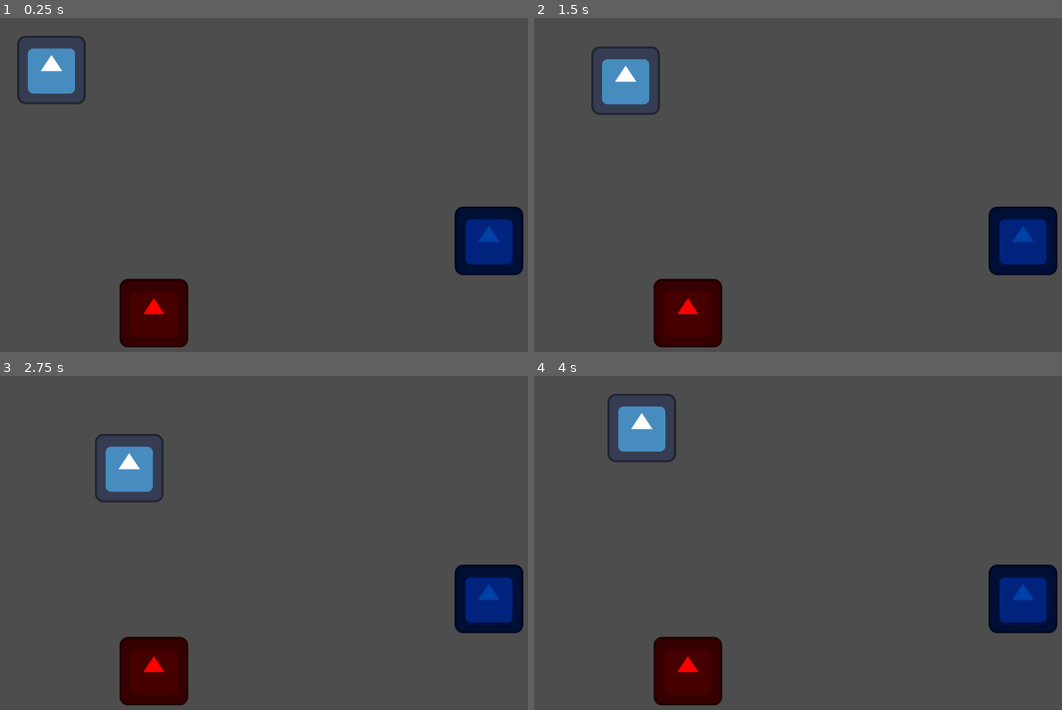
Above: before the commit, frames 1-4 (two rows, left to right).
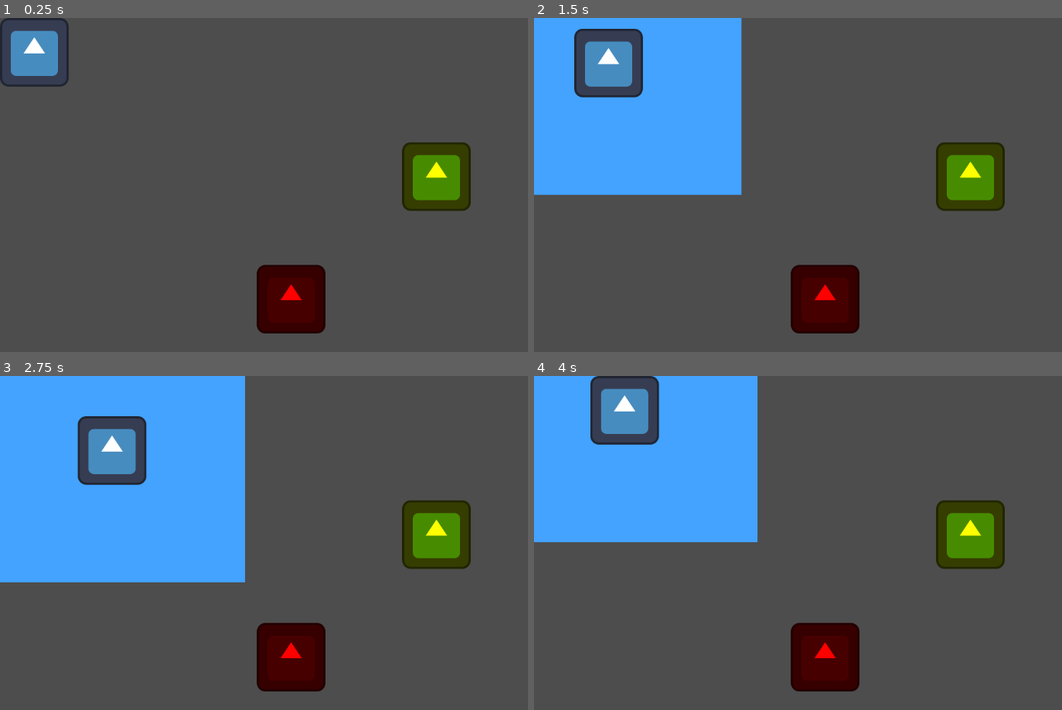
Above: after the commit, the same moments.

Repository: giulibaez/Escuadron-Anti-Sustos_grupo-7
Game: Godot game, scene res://Niveles/nivel_0.tscn
Same seed, same stepped clock (60 frames per second), same inputs: the game is played once before the commit and once after it. The engine's default icon, where the game draws it, is replaced by a stand-in: a white triangle on a blue panel in a dark square.
Inputs:
- Up to frame 1 (0.25 s): no input
- Up to frame 2 (1.5 s): tap Enter at 0.5 s; hold D (move_right) 0.53-1.28 s; hold 1 (Deteccion) 0.53-1.28 s; hold S (move_down) from 1.28 s (still down); tap 3 (Contencion) at 1.35 s
- Up to frame 3 (2.75 s): tap 1 (Deteccion) at 1.55 s; release S (move_down) at 2.03 s; hold D (move_right) from 2.03 s (still down); hold 1 (Deteccion) from 2.03 s (still down)
- Up to frame 4 (4 s): release D (move_right) at 2.78 s; release 1 (Deteccion) at 2.78 s; hold W (move_up) 2.78-3.53 s; tap 2 (Interacción) at 2.85 s; tap 1 (Deteccion) at 3.05 s; hold A (move_left) from 3.53 s (still down); hold 1 (Deteccion) from 3.53 s (still down)

The runs differ from the first frame. In frame 1, 13% of the frame differs, in the area x 0-100%, y 0-99%; in frame 2, 30%; in frame 3, 38%; in frame 4, 31%.

Commit message:
Radar
Representacion grafica del detector

Radar

Diff:
--- a/escuadrón-anti-sustos/Fantasmas/fantasma.gd
+++ b/escuadrón-anti-sustos/Fantasmas/fantasma.gd
@@ -1 +1 @@
-extends Area2D
+extends RigidBody2D
--- a/escuadrón-anti-sustos/Fantasmas/fantasma.tscn
+++ b/escuadrón-anti-sustos/Fantasmas/fantasma.tscn
@@ -1,21 +1,21 @@
-[gd_scene load_steps=4 format=3 uid="uid://de24k4nmuxlbq"]
+[gd_scene load_steps=4 format=3 uid="uid://cao8uhst47vib"]
 
-[ext_resource type="Script" uid="uid://de7jglufijr8w" path="res://Fantasmas/fantasma.gd" id="1_pbr1r"]
+[ext_resource type="Script" uid="uid://ukpgjmqsfw1h" path="res://Fantasmas/fantasma.gd" id="1_pbr1r"]
 [ext_resource type="Texture2D" uid="uid://ugxneb6f47ub" path="res://icon.svg" id="2_0v8w2"]
 
 [sub_resource type="RectangleShape2D" id="RectangleShape2D_0v8w2"]
-size = Vector2(129, 130)
+size = Vector2(85.3333, 85.3333)
 
-[node name="Fantasma" type="Area2D"]
+[node name="Fantasma" type="RigidBody2D"]
+gravity_scale = 0.0
 script = ExtResource("1_pbr1r")
 
-[node name="CollisionShape2D2" type="CollisionShape2D" parent="."]
-light_mask = 2
-position = Vector2(97, 97)
+[node name="CollisionShape2D" type="CollisionShape2D" parent="."]
+position = Vector2(64, 64)
 scale = Vector2(1.5, 1.5)
 shape = SubResource("RectangleShape2D_0v8w2")
 
 [node name="Sprite2D" type="Sprite2D" parent="."]
 self_modulate = Color(1, 0, 0, 1)
-position = Vector2(97, 97)
+position = Vector2(64, 64)
 texture = ExtResource("2_0v8w2")
--- a/escuadrón-anti-sustos/Jugador/detector.gd
+++ b/escuadrón-anti-sustos/Jugador/Detector/detector.gd
@@ -8,6 +8,7 @@
 
 func _ready():
 	screen_size = get_viewport_rect().size
+	$Area2D/SpriteRadar.hide()
 
 func _process(delta):
 	var velocity = Vector2.ZERO
@@ -31,10 +32,19 @@
 	position = position.clamp(Vector2.ZERO, screen_size)
 
 func detectar():
-	deteccion.emit()
+	$Area2D/SpriteRadar.show()
+	$Timer.start()
+	$Timer.timeout.connect(on_timer_timeout)
+
+func on_timer_timeout():
+	$Area2D/SpriteRadar.hide()
 
 func interactuar():
 	pass
 
 func contener():
 	pass
+
+
+func _on_area_2d_body_entered(body: Node2D) -> void:
+	deteccion.emit()
--- /dev/null
+++ b/escuadrón-anti-sustos/Jugador/Detector/detector.tscn
@@ -0,0 +1,43 @@
+[gd_scene load_steps=6 format=3 uid="uid://c1pu7kjpn78vq"]
+
+[ext_resource type="Script" uid="uid://beh3nc0chpgdo" path="res://Jugador/Detector/detector.gd" id="1_16k11"]
+[ext_resource type="Texture2D" uid="uid://ugxneb6f47ub" path="res://icon.svg" id="2_omvyu"]
+
+[sub_resource type="CircleShape2D" id="CircleShape2D_kwqpf"]
+radius = 163.487
+
+[sub_resource type="CanvasTexture" id="CanvasTexture_kwqpf"]
+
+[sub_resource type="RectangleShape2D" id="RectangleShape2D_8o684"]
+size = Vector2(85.3333, 85.3333)
+
+[node name="Detector" type="CharacterBody2D"]
+script = ExtResource("1_16k11")
+
+[node name="Timer" type="Timer" parent="."]
+wait_time = 2.0
+one_shot = true
+
+[node name="Area2D" type="Area2D" parent="."]
+position = Vector2(64, 64)
+scale = Vector2(1.5, 1.5)
+
+[node name="CollisionShape2D" type="CollisionShape2D" parent="Area2D"]
+shape = SubResource("CircleShape2D_kwqpf")
+
+[node name="SpriteRadar" type="Sprite2D" parent="Area2D"]
+self_modulate = Color(0.264524, 0.639222, 1, 1)
+position = Vector2(0.333345, 3.8147e-06)
+scale = Vector2(330, 328)
+texture = SubResource("CanvasTexture_kwqpf")
+
+[node name="CollisionShape2D" type="CollisionShape2D" parent="."]
+position = Vector2(64, 64)
+scale = Vector2(1.5, 1.5)
+shape = SubResource("RectangleShape2D_8o684")
+
+[node name="SpriteDetector" type="Sprite2D" parent="."]
+position = Vector2(64, 64)
+texture = ExtResource("2_omvyu")
+
+[connection signal="body_entered" from="Area2D" to="." method="_on_area_2d_body_entered"]
--- a/escuadrón-anti-sustos/Jugador/detector.tscn
+++ /dev/null
@@ -1,19 +0,0 @@
-[gd_scene load_steps=4 format=3 uid="uid://c1pu7kjpn78vq"]
-
-[ext_resource type="Script" uid="uid://beh3nc0chpgdo" path="res://Jugador/detector.gd" id="1_16k11"]
-[ext_resource type="Texture2D" uid="uid://ugxneb6f47ub" path="res://icon.svg" id="2_omvyu"]
-
-[sub_resource type="RectangleShape2D" id="RectangleShape2D_8o684"]
-size = Vector2(128, 129.333)
-
-[node name="Detector" type="Area2D"]
-script = ExtResource("1_16k11")
-
-[node name="CollisionShape2D" type="CollisionShape2D" parent="."]
-position = Vector2(96, 97)
-scale = Vector2(1.5, 1.5)
-shape = SubResource("RectangleShape2D_8o684")
-
-[node name="Sprite2D" type="Sprite2D" parent="."]
-position = Vector2(96, 97)
-texture = ExtResource("2_omvyu")
--- a/escuadrón-anti-sustos/Niveles/nivel_0.tscn
+++ b/escuadrón-anti-sustos/Niveles/nivel_0.tscn
@@ -1,19 +1,21 @@
 [gd_scene load_steps=5 format=3 uid="uid://brejqbmnhprut"]
 
-[ext_resource type="PackedScene" uid="uid://t44nx37pmv8m" path="res://Objetos/Objeto.tscn" id="1_aukub"]
+[ext_resource type="PackedScene" uid="uid://5weckjvaad2s" path="res://Objetos/objeto.tscn" id="1_aukub"]
 [ext_resource type="Script" uid="uid://4jr7d7f2y1cs" path="res://Niveles/nivel_0.gd" id="1_bl8qv"]
-[ext_resource type="PackedScene" uid="uid://c1pu7kjpn78vq" path="res://Jugador/detector.tscn" id="2_bl8qv"]
-[ext_resource type="PackedScene" uid="uid://de24k4nmuxlbq" path="res://Fantasmas/fantasma.tscn" id="4_5vhgk"]
+[ext_resource type="PackedScene" uid="uid://c1pu7kjpn78vq" path="res://Jugador/Detector/detector.tscn" id="2_bl8qv"]
+[ext_resource type="PackedScene" uid="uid://cao8uhst47vib" path="res://Fantasmas/fantasma.tscn" id="4_5vhgk"]
 
 [node name="Nivel 0" type="Node2D"]
 position = Vector2(0, -3)
 script = ExtResource("1_bl8qv")
 
+[node name="Detector" parent="." instance=ExtResource("2_bl8qv")]
+position = Vector2(-2, 3)
+
 [node name="Objeto" parent="." instance=ExtResource("1_aukub")]
-position = Vector2(816, 322)
-
-[node name="Detector" parent="." instance=ExtResource("2_bl8qv")]
-position = Vector2(0, 3)
+position = Vector2(750, 235)
 
 [node name="Fantasma" parent="." instance=ExtResource("4_5vhgk")]
-position = Vector2(190, 457)
+position = Vector2(479, 464)
+
+[connection signal="deteccion" from="Detector" to="Objeto" method="_on_detector_deteccion"]
--- a/escuadrón-anti-sustos/Objetos/Objeto.tscn
+++ b/escuadrón-anti-sustos/Objetos/Objeto.tscn
@@ -1,21 +1,21 @@
-[gd_scene load_steps=4 format=3 uid="uid://t44nx37pmv8m"]
+[gd_scene load_steps=4 format=3 uid="uid://5weckjvaad2s"]
 
-[ext_resource type="Script" uid="uid://ct6ht0uqk8ht0" path="res://Objetos/objeto.gd" id="1_bhg0h"]
-[ext_resource type="Texture2D" uid="uid://ugxneb6f47ub" path="res://icon.svg" id="1_gwsb8"]
+[ext_resource type="Script" uid="uid://2gb80rt7484o" path="res://Objetos/objeto.gd" id="1_se461"]
+[ext_resource type="Texture2D" uid="uid://ugxneb6f47ub" path="res://icon.svg" id="2_4fecp"]
 
-[sub_resource type="RectangleShape2D" id="RectangleShape2D_8wn4v"]
-size = Vector2(129, 130)
+[sub_resource type="RectangleShape2D" id="RectangleShape2D_4fecp"]
+size = Vector2(85.3333, 85.3333)
 
-[node name="Objeto" type="Area2D"]
-script = ExtResource("1_bhg0h")
+[node name="Objeto" type="RigidBody2D"]
+gravity_scale = 0.0
+script = ExtResource("1_se461")
 
 [node name="CollisionShape2D" type="CollisionShape2D" parent="."]
-light_mask = 2
-position = Vector2(96, 97)
+position = Vector2(64, 64)
 scale = Vector2(1.5, 1.5)
-shape = SubResource("RectangleShape2D_8wn4v")
+shape = SubResource("RectangleShape2D_4fecp")
 
 [node name="Sprite2D" type="Sprite2D" parent="."]
-modulate = Color(0, 0.254902, 0.658824, 1)
-position = Vector2(96, 97)
-texture = ExtResource("1_gwsb8")
+self_modulate = Color(1, 1, 0, 1)
+position = Vector2(64, 64)
+texture = ExtResource("2_4fecp")
--- a/escuadrón-anti-sustos/Objetos/objeto.gd
+++ b/escuadrón-anti-sustos/Objetos/objeto.gd
@@ -1 +1,4 @@
-extends Node2D
+extends RigidBody2D
+
+func _on_detector_deteccion() -> void:
+	pass # Replace with function body.
--- /dev/null
+++ b/escuadrón-anti-sustos/radar.gd
@@ -0,0 +1 @@
+extends Area2D
Not shown, changed: escuadrón-anti-sustos/Fantasmas/fantasma.gd.uid
Renamed: escuadrón-anti-sustos/Jugador/detector.gd.uid -> escuadrón-anti-sustos/Jugador/Detector/detector.gd.uid
Not shown, changed: escuadrón-anti-sustos/Objetos/objeto.gd.uid
Not shown, added: escuadrón-anti-sustos/radar.gd.uid
Not shown, added: escuadrón-anti-sustos/Jugador/Detector/detector.tscn2099071832.tmp
Not shown, added: escuadrón-anti-sustos/Jugador/Detector/detector.tscn4235367482.tmp
Not shown, added: escuadrón-anti-sustos/Jugador/Detector/detector.tscn4240588703.tmp
Not shown, added: escuadrón-anti-sustos/Jugador/Detector/detector.tscn4252257543.tmp
